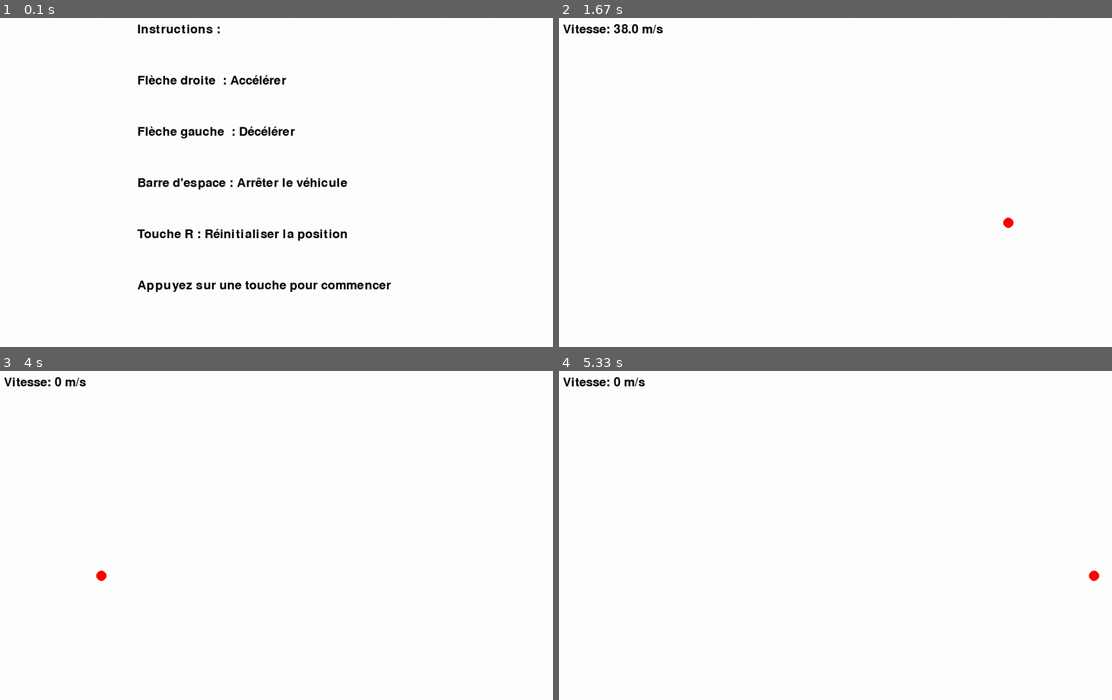
Above: before the commit, frames 1-4 (two rows, left to right).
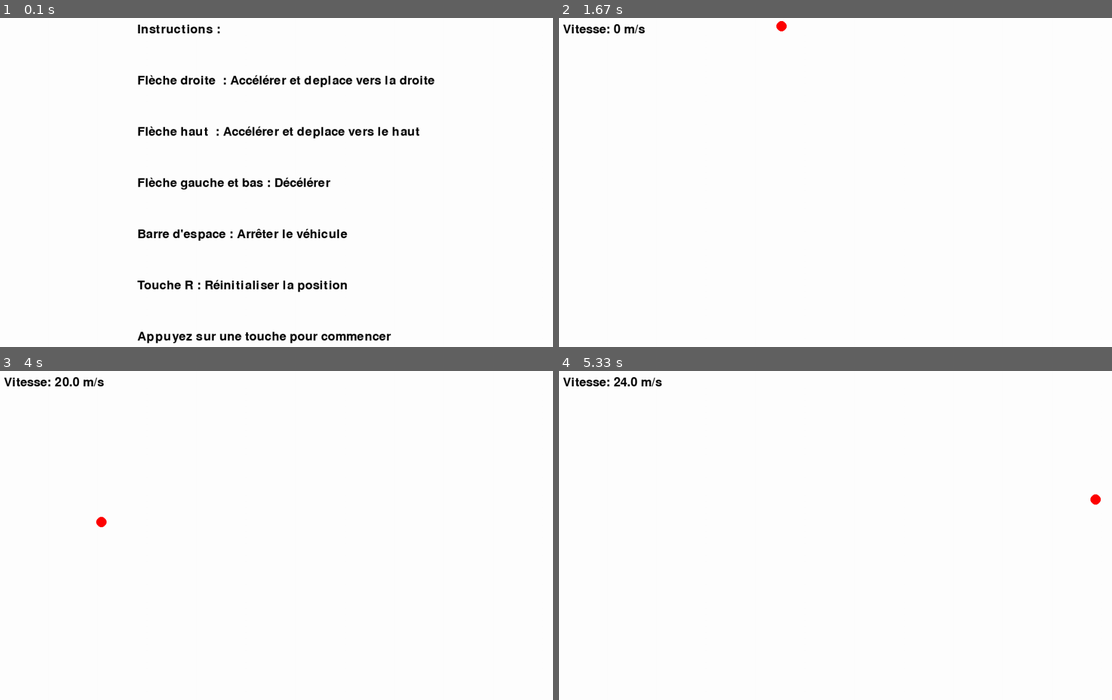
Above: after the commit, the same moments.

Repository: Singh-Jaskaranpreet/projet_robot_LU2IN013
Game: pygame game, started from simulateur.py
Same seed, same stepped clock (60 frames per second), same inputs: the game is played once before the commit and once after it.
Inputs:
- Up to frame 1 (0.1 s): no input
- Up to frame 2 (1.67 s): tap Space at 0.33 s; hold Right 0.67-1.13 s; hold Up 1.17-1.47 s; hold Right from 1.5 s (still down)
- Up to frame 3 (4 s): release Right at 1.97 s; hold Left 2-2.53 s; tap R at 2.57 s; hold Down 2.9-3.2 s; hold Up from 3.67 s (still down)
- Up to frame 4 (5.33 s): release Up at 4.03 s; hold Right 4.07-4.7 s; hold Down 4.73-5.1 s; hold Left from 5.13 s (still down)

The runs differ from the first frame. In frame 1, 3.9% of the frame differs, in the area x 24-79%, y 17-99%; in frame 2, 0.2%; in frame 3, 0.2%; in frame 4, 0.2%.

Commit message:
j'ai rajouté le deplacement vers le haut

Diff:
--- a/Environnement.py
+++ b/Environnement.py
@@ -8,7 +8,7 @@
 
     def mise_a_jour(self, vehicule):
         # Arrêter le véhicule si proche du bord droit
-        if vehicule.x + 25 >= self.largeur - 10:  # 25 est le rayon du cercle
+        if vehicule.x + 17 > self.largeur or vehicule.y  - 17 < 0:  # 25 est le rayon du cercle
             vehicule.arret()
 
     def afficher(self, screen, vehicule, couleur_vehicule, couleur_texte):
--- a/Vehicule.py
+++ b/Vehicule.py
@@ -22,19 +22,34 @@
     def arret(self):
         self.vitesse = 0
 
-    def bouger(self):
+    def bouger_x(self):
         self.x += self.vitesse
+    #ici on diminue y pour monter car dans pygame l'origine se trouve en haut à gauche et y augmente vers le bas
+    def bouger_y(self):
+        self.y -= self.vitesse
 
     def restart(self):
         self.x=self.starting_point_x
+        self.y=self.starting_point_y
         self.vitesse=0
 
     def gerer_controles(self, keys):
+    #ici dir est utilisé pour mémoriser la direction(dernière touche appuyée)
+        global dir
         if keys[pygame.K_RIGHT]:
             self.acceleration(0.5)
-        if keys[pygame.K_LEFT]:
-            self.deceleration(0.5)
-        if keys[pygame.K_SPACE]:
+            dir=1
+        elif keys[pygame.K_UP]:
+            self.acceleration(0.5)
+            dir=2
+        elif keys[pygame.K_LEFT]:
+            dir=0
+        elif keys[pygame.K_DOWN]:
+            dir=0
+        elif keys[pygame.K_SPACE]:
             self.arret()
-        if keys[pygame.K_r]:
+            dir=-1
+        elif keys[pygame.K_r]:
             self.restart()
+            dir=-1
+        return dir
--- a/simulateur.py
+++ b/simulateur.py
@@ -27,8 +27,9 @@
     # Créer le texte des instructions
     instructions = [
         "Instructions :",
-        "Flèche droite  : Accélérer",
-        "Flèche gauche  : Décélérer",
+        "Flèche droite  : Accélérer et deplace vers la droite",
+        "Flèche haut  : Accélérer et deplace vers le haut",
+        "Flèche gauche et bas : Décélérer",
         "Barre d'espace : Arrêter le véhicule",
         "Touche R : Réinitialiser la position",
         "Appuyez sur une touche pour commencer"
@@ -68,10 +69,17 @@
 
     # Gestion des contrôles utilisateur
     keys = pygame.key.get_pressed()
-    vehicule.gerer_controles(keys)
+    dir = vehicule.gerer_controles(keys)
+
 
     # Mise à jour des éléments
-    vehicule.bouger()
+    if dir == 1:
+        vehicule.bouger_x()
+    elif dir == 2:
+        vehicule.bouger_y()
+    elif dir == 0 :
+        vehicule.deceleration(0.5)
+        dir=-1
     environnement.mise_a_jour(vehicule)
 
     # Affichage
